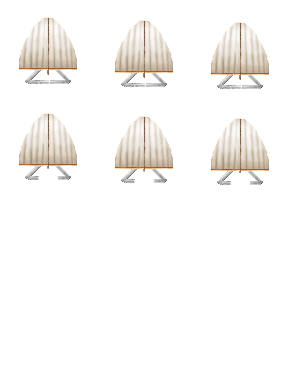
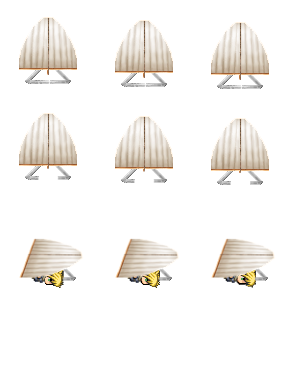
Two versions of the same layered image (288 x 384). Layer-by-layer changes:
added layer "Pasted Layer #7" above "Pasted Layer #2" over [211, 238, 275, 281]
added layer "Pasted Layer #2" above "Pasted Layer #3" over [115, 238, 179, 281]
added layer "Pasted Layer #3" above "Pasted Layer #12" over [19, 238, 83, 281]
added layer "Pasted Layer #12" above "Pasted Layer #11" over [238, 265, 256, 287]
added layer "Pasted Layer #11" above "Pasted Layer #10" over [141, 266, 160, 288]
added layer "Pasted Layer #10" above "Pasted Layer #9" over [45, 266, 63, 288]
added layer "Pasted Layer #9" above "Pasted Layer #8" over [31, 263, 64, 288]
added layer "Pasted Layer #8" above "Pasted Layer #6" over [223, 263, 256, 288]
added layer "Pasted Layer #5" above "Pasted Layer #4" over [127, 263, 160, 288]
